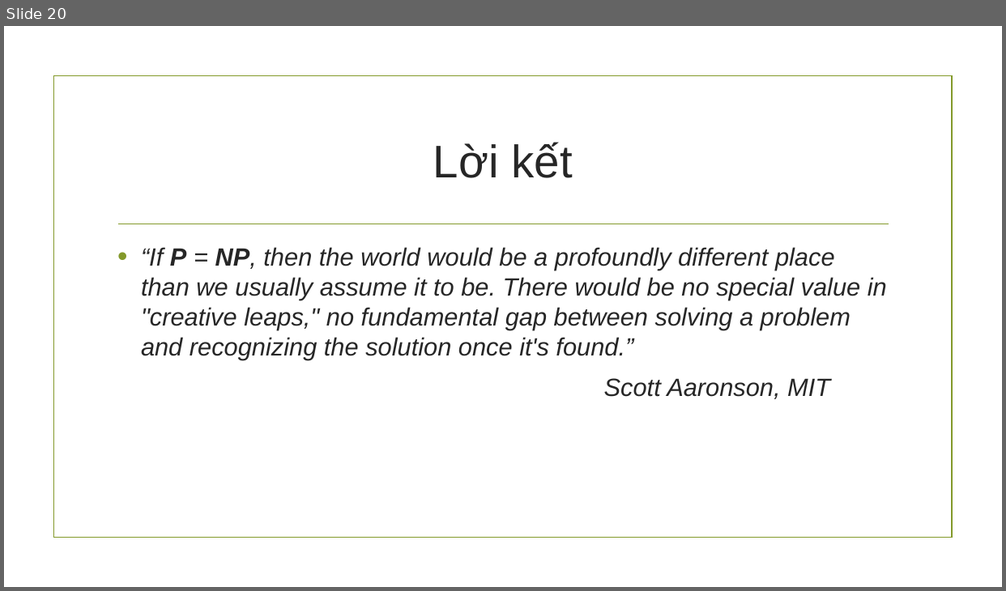
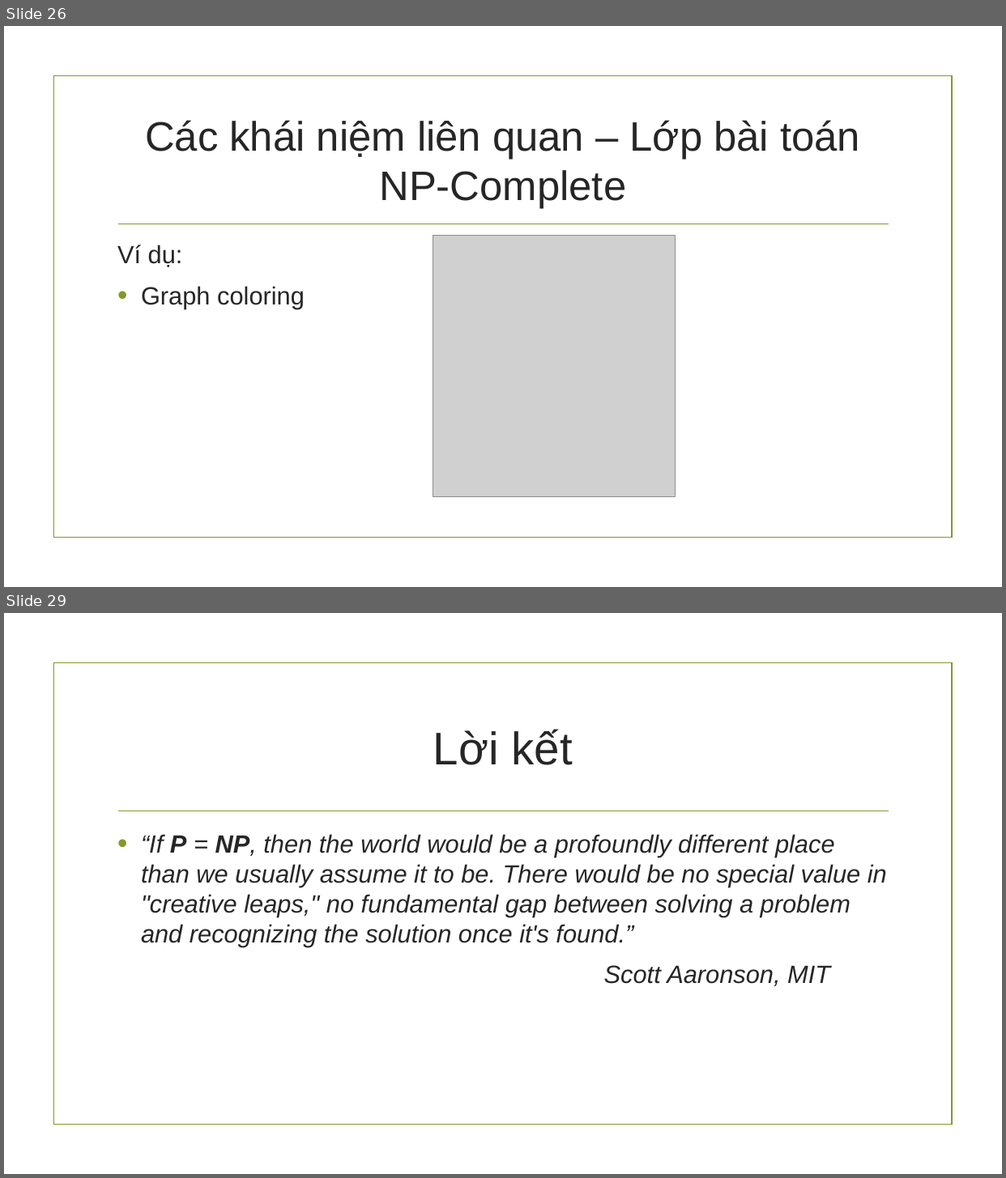
Before and after one commit to hungnguyen0606/PvsNP, a slide deck: Báo cáo đồ án cuối kì.pptx. Shown one above the other, each under a label of ours: slide 20 before the commit, slides 26 and 29 after it; the slides between them are not shown. The pictures are 1006x591 and 1006x1178 pixels, drawn with LibreOffice and Linux fonts; fonts in the diff are those of the drawing; grey boxes stand for pictures; background and template pictures are left out. Boxes give left, top, right and bottom in pixels: in the first picture for what was removed or moved away, otherwise in the second. Text is boxed around its words. In the diff, an @@ line names an element or a change of style, - is before the commit and + after.

Commit message:
Updating beautiful image-examples for slides

```diff
--- a/Báo cáo đồ án cuối kì.pptx
+++ b/Báo cáo đồ án cuối kì.pptx
@@ slide 26 added at (4, 26, 1002, 587), background picture (left out); not listed: 2 template elements that a slide beside it also shows @@
@@ title added at (145, 120, 860, 209), 39.6 pt, text #262626 @@
+Các khái niệm liên quan – Lớp bài toán NP-Complete
@@ picture added at (433, 236, 675, 497) @@
@@ text added at (117, 245, 305, 310), 24 pt, text #262626 @@
+Ví dụ:
+• Graph coloring
@@ what was slide 20 is now slide 29 @@
```
Also in this commit, not shown: 13 slides changed, 8 other slides added, 1 other file.
